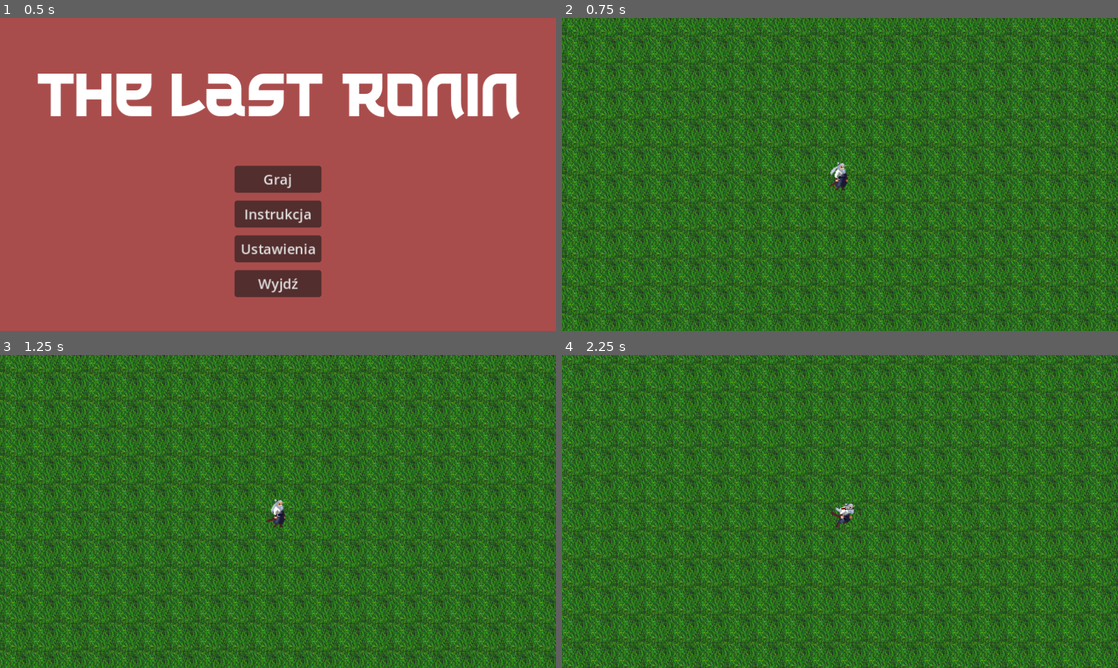
Above: before the commit, frames 1-4 (two rows, left to right).
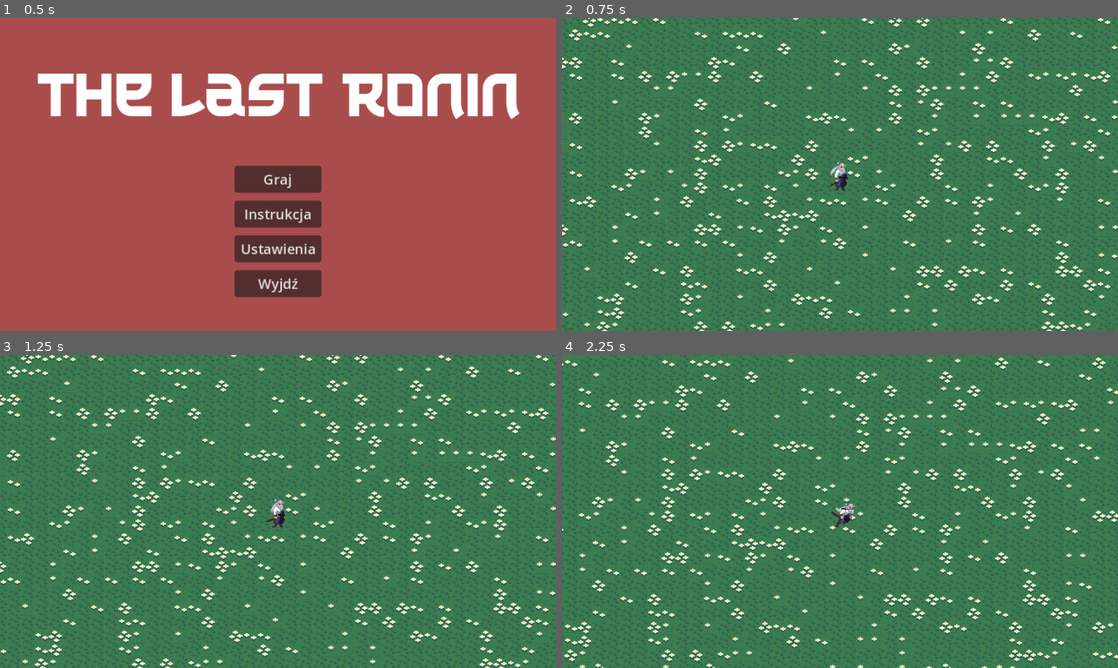
Above: after the commit, the same moments.

Repository: KamilGrzonka/Inzynierka
Game: Godot game, scene res://Menu/main_menu.tscn
Two runs of this game, one before a commit and one after it. Both use one fixed random seed, a clock stepped at 60 frames per second and the inputs below.
Inputs:
- Up to frame 1 (0.5 s): no input
- Up to frame 2 (0.75 s): click "Graj" at 0.5 s
- Up to frame 3 (1.25 s): no input
- Up to frame 4 (2.25 s): hold D (Right) 1.28-2.03 s; hold S (Down) from 2.03 s (still down)

Frame 1 is identical in both runs. In frame 2, 100% of the frame differs, in the area x 0-100%, y 0-100%; in frame 3, 100%; in frame 4, 100%.

Commit message:
Losowo generowane chunki

Diff:
--- a/Gra Inzynierka/Terrain/chunk.tscn
+++ b/Gra Inzynierka/Terrain/chunk.tscn
@@ -8,4 +8,4 @@
 texture_repeat = 2
 texture = ExtResource("1_ynq54")
 region_enabled = true
-region_rect = Rect2(256, 256, 256, 256)
+region_rect = Rect2(16, 16, 16, 16)
--- a/Gra Inzynierka/World/terrain.gd
+++ b/Gra Inzynierka/World/terrain.gd
@@ -1,7 +1,7 @@
 extends Node2D
 
-@export var chunk_size = 256 # Rozmiar jednego chunku (np. 512x512)
-@export var render_distance = 3 # Ile chunków w każdą stronę generować
+@export var chunk_size = 16 # Rozmiar jednego chunku (np. 512x512)
+@export var render_distance = 26 # Ile chunków w każdą stronę generować
 
 @onready var player = get_node("../Player")
 var active_chunks = {} # Słownik przechowujący aktywne chunki
@@ -26,8 +26,30 @@
 			remove_chunk(chunk_key)
 
 func spawn_chunk(chunk_key: Vector2):
-	var chunk = preload("res://Terrain/chunk.tscn").instantiate()
+	var chunk_scene = preload("res://Terrain/chunk.tscn")
+	var chunk = chunk_scene.instantiate()
 	chunk.position = chunk_key * chunk_size
+
+	# Wybór tekstury
+	var rng = RandomNumberGenerator.new()
+	rng.seed = hash(chunk_key) # Losowe nasionko zależne od pozycji chunku
+	var texture_index = rng.randi_range(1, 10)
+	var texture_path = "res://Textures/Grass/grass" + str(texture_index) + ".png"
+	var texture = load(texture_path)
+
+	# Debugowanie: sprawdzanie tekstury
+	if texture == null:
+		print("Nie znaleziono tekstury:", texture_path)
+	else:
+		print("Ładowanie tekstury:", texture_path)
+
+	# Ustawienie tekstury
+	var sprite = chunk.get_node("Sprite2D")
+	if sprite:
+		sprite.texture = texture
+	else:
+		print("Nie znaleziono Sprite2D w chunku!")
+
 	add_child(chunk)
 	active_chunks[chunk_key] = chunk
 
Binary file added: Gra Inzynierka/Textures/Grass/grass1.png
Not shown, added: Gra Inzynierka/Textures/Grass/grass1.png.import
Binary file added: Gra Inzynierka/Textures/Grass/grass10.png
Not shown, added: Gra Inzynierka/Textures/Grass/grass10.png.import
Binary file added: Gra Inzynierka/Textures/Grass/grass2.png
Not shown, added: Gra Inzynierka/Textures/Grass/grass2.png.import
Binary file added: Gra Inzynierka/Textures/Grass/grass3.png
Not shown, added: Gra Inzynierka/Textures/Grass/grass3.png.import
Binary file added: Gra Inzynierka/Textures/Grass/grass4.png
Not shown, added: Gra Inzynierka/Textures/Grass/grass4.png.import
Binary file added: Gra Inzynierka/Textures/Grass/grass5.png
Not shown, added: Gra Inzynierka/Textures/Grass/grass5.png.import
(and 10 more such lines)
